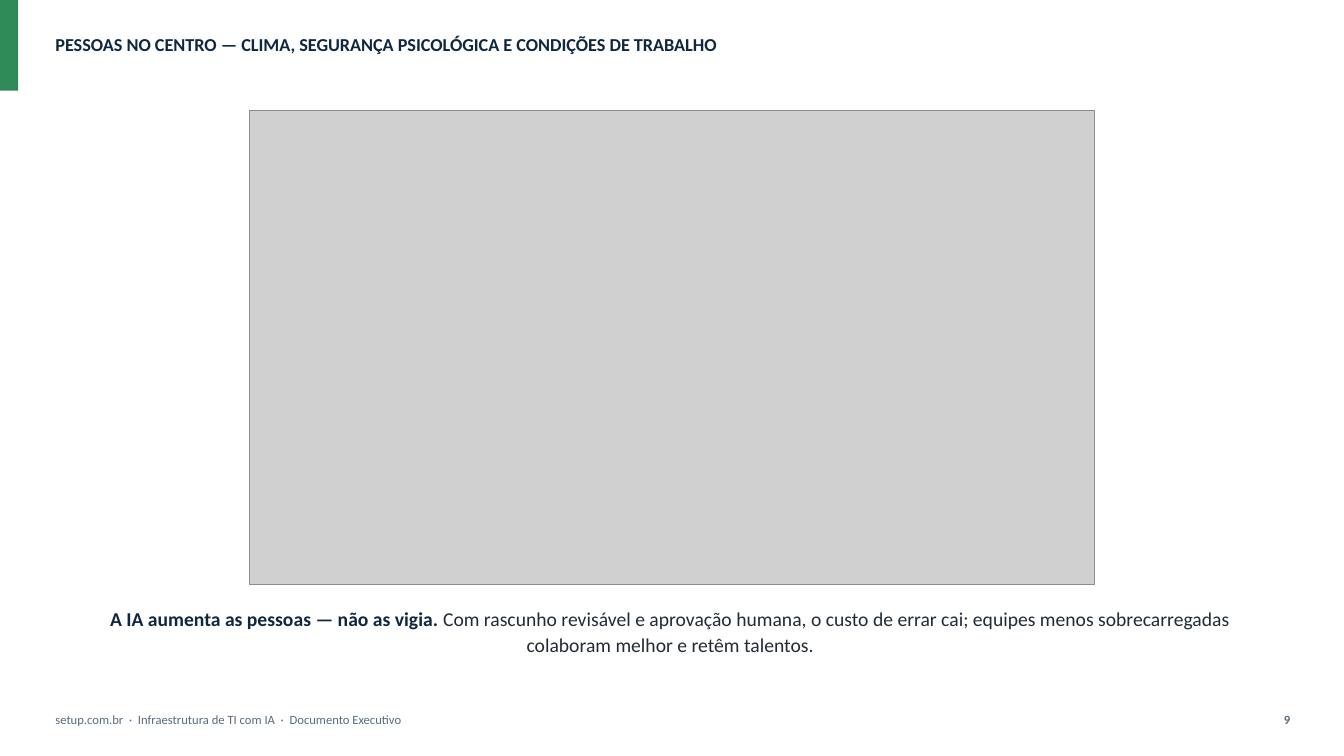
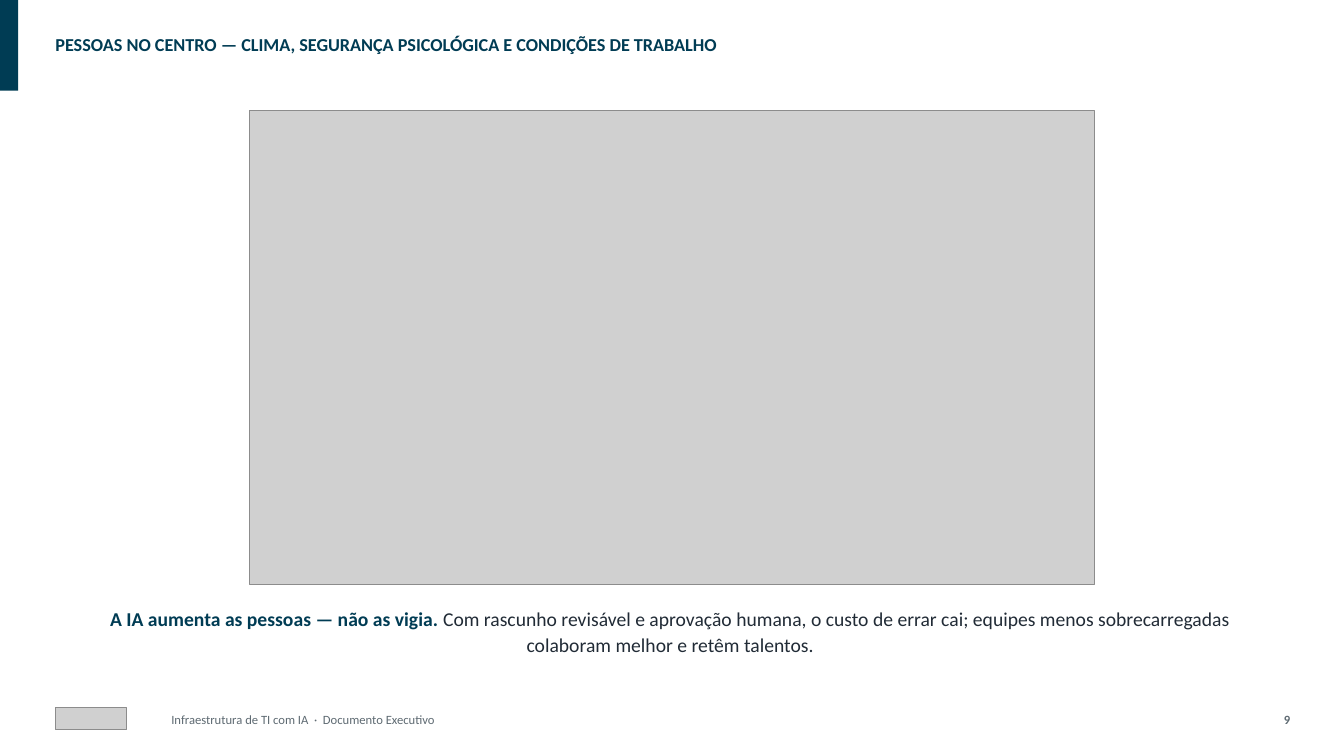
Before and after one commit to rstoi/rstoi, a slide deck: slide 9 of docs/Infraestrutura-IA-setup.com.br.pptx. Drawn at 1344x756 pixels with LibreOffice and Linux fonts; fonts in the diff are those of the drawing; grey boxes stand for pictures. Boxes give left, top, right and bottom in pixels: in the first picture for what was removed or moved away, otherwise in the second. Text is boxed around its words. In the diff, an @@ line names an element or a change of style, - is before the commit and + after.

```diff
--- a/docs/Infraestrutura-IA-setup.com.br.pptx
+++ b/docs/Infraestrutura-IA-setup.com.br.pptx
@@ rectangle at (x1=0, y1=0, x2=18, y2=91): fill #2E8B57 to #003C54 @@
@@ text "PESSOAS NO CENTRO — CLIMA, ..." at (x1=55, y1=36, x2=717, y2=54): text colour #0F2740 to #003C54 @@
@@ text "A IA aumenta as pessoas ..." at (x1=110, y1=612, x2=1229, y2=652): text colour #0F2740 to #003C54 in "A IA aumenta as pessoas — não ..." @@
@@ picture added at (x1=55, y1=708, x2=127, y2=730) @@
@@ text at (x1=171, y1=715, x2=435, y2=724): text changed; text colour #5B6B7B to #5E6A72 @@
-setup.com.br · Infraestrutura de TI com IA · Documento Executivo
+Infraestrutura de TI com IA · Documento Executivo
```
Also in this commit, not shown: 12 other slides changed, 15 other files.
